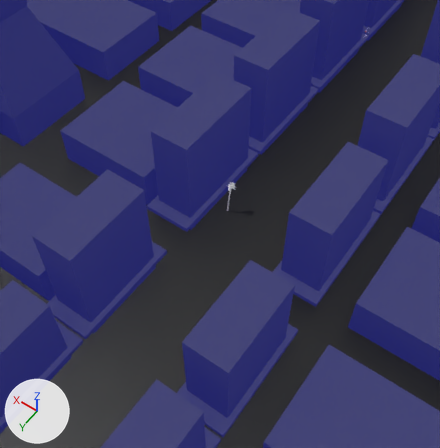
An edit to the Blender file models/scene.blend, drawn before and after from the same camera.
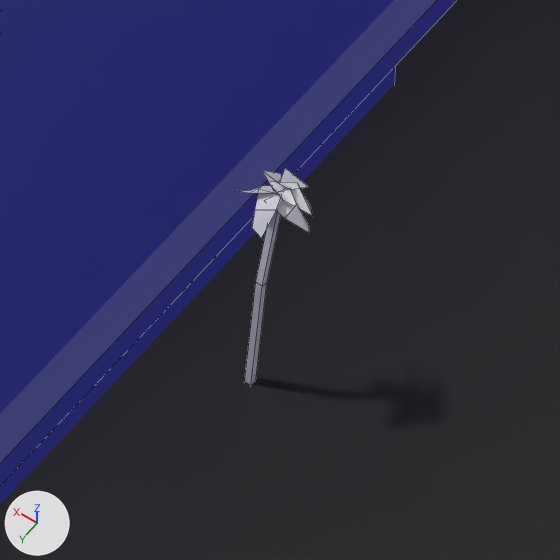
The first picture shows the older version from a 50 mm lens placed at (-400.0, 1091.0, 777.0), pointed at (-9.0, 543.0, -83.0). The close-ups show both versions on the part from 44% to 61% of the width and 35% to 52% of the height of that picture. Lighting does not change. The marker at lower left points along +X, +Y and +Z. The close-ups show mesh edges as thin lines.

Names of what the first close-up shows: 'Buildings', 'Platform01', 'palm_tree'.
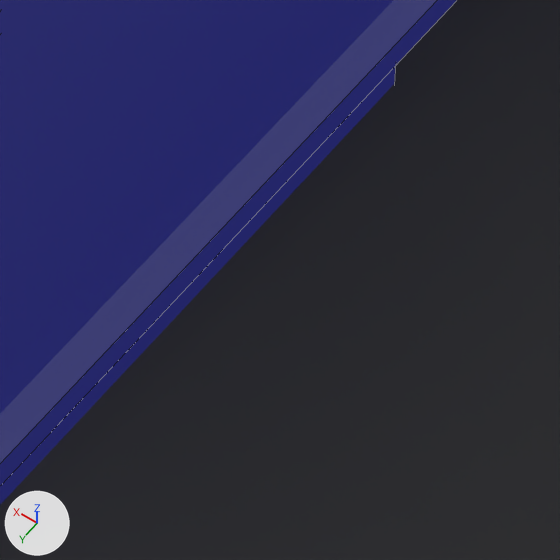
Location of each change, (x1, y1, x2, y2) in pixels of the close-ups (560 x 560 px):
'palm_tree', deleted
    before: (237, 168, 313, 384)

The edits, one by one:
Object 'palm_tree' (ob_palm_tree) is deleted.
